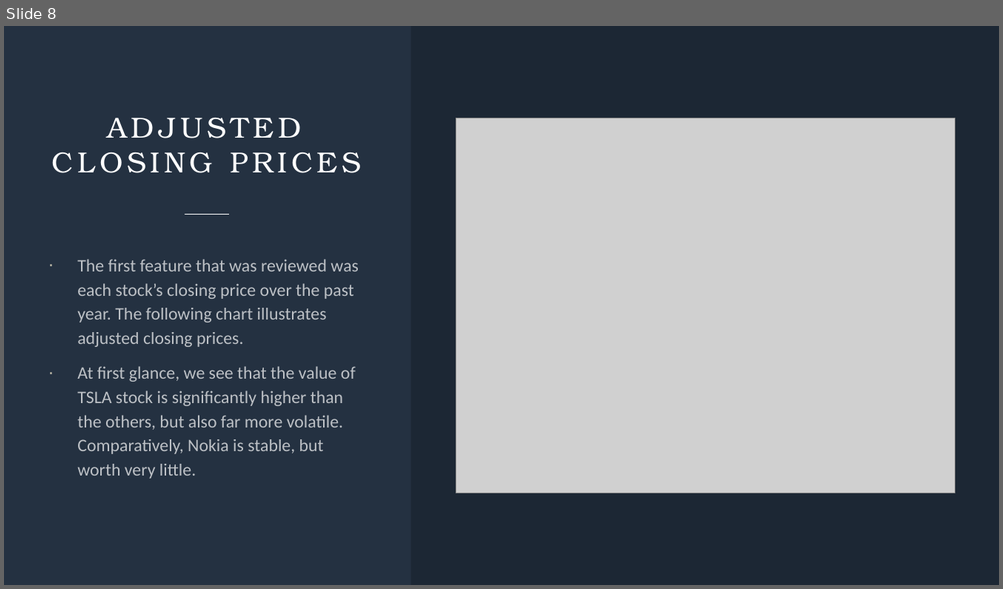
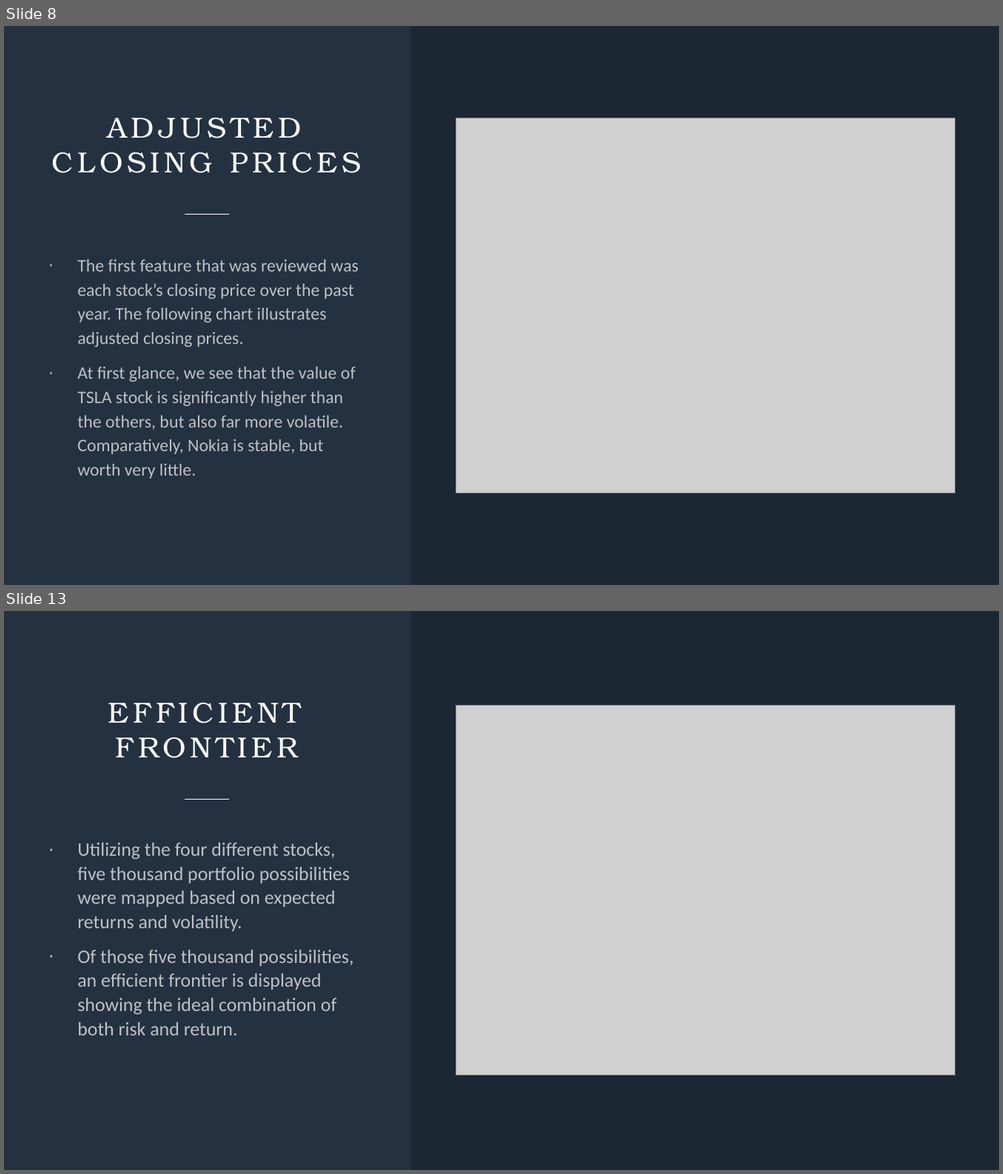
Before and after one commit to annikaboudwin/tech-stock-analysis, a slide deck: Brief tech stock analysis.pptx. Shown one above the other, each under a label of ours: slide 8 before the commit, slides 8 and 13 after it; the slides between them are not shown. The pictures are 1003x589 and 1003x1174 pixels, drawn with LibreOffice and Linux fonts; fonts in the diff are those of the drawing; grey boxes stand for pictures. Boxes give left, top, right and bottom in pixels: in the first picture for what was removed or moved away, otherwise in the second. Text is boxed around its words. In the diff, an @@ line names an element or a change of style, - is before the commit and + after.

```diff
--- a/Brief tech stock analysis.pptx
+++ b/Brief tech stock analysis.pptx
@@ slide 13 added at (4,611,999,1170), background #243141 @@
@@ rectangle added at (410,611,999,1170), fill #000000 at 20% opacity @@
@@ title added at (108,703,301,758), 28 pt, text #FFFFFF @@
+EFFICIENT FRONTIER
@@ picture added at (456,706,956,1076) @@
@@ line added from (185, 800) to (228, 800), #FFFFFF 1 pt @@
@@ text added at (77,843,354,1036), 18.5 pt, text #FFFFFF at 70% opacity @@
+· Utilizing the four different stocks, five thousand portfolio possibilities were mapped based on expected returns and volatility.
+· Of those five thousand possibilities, an efficient frontier is displayed showing the ideal combination of both risk and return.
```
Also in this commit, not shown: 7 slides changed.
